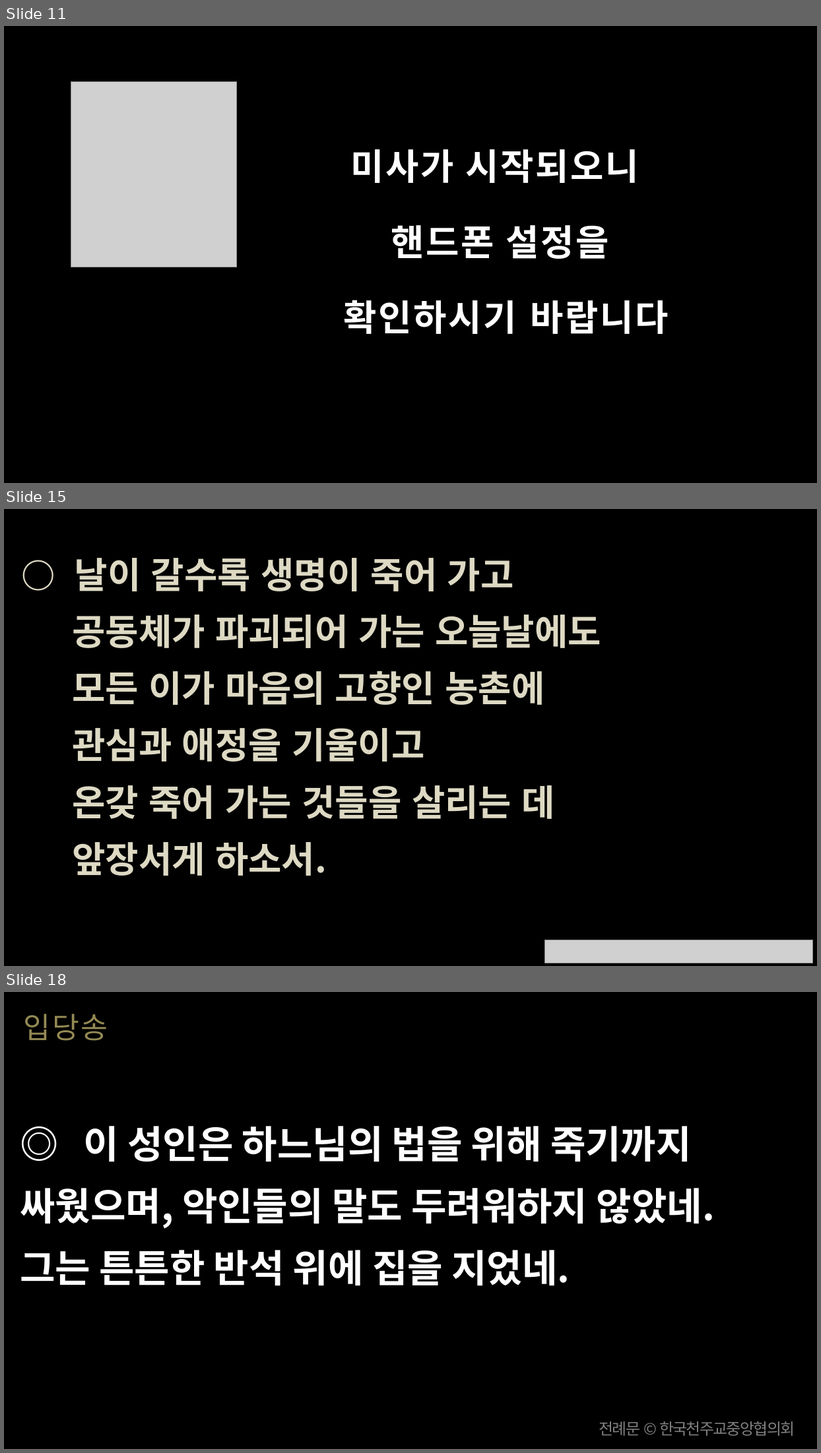
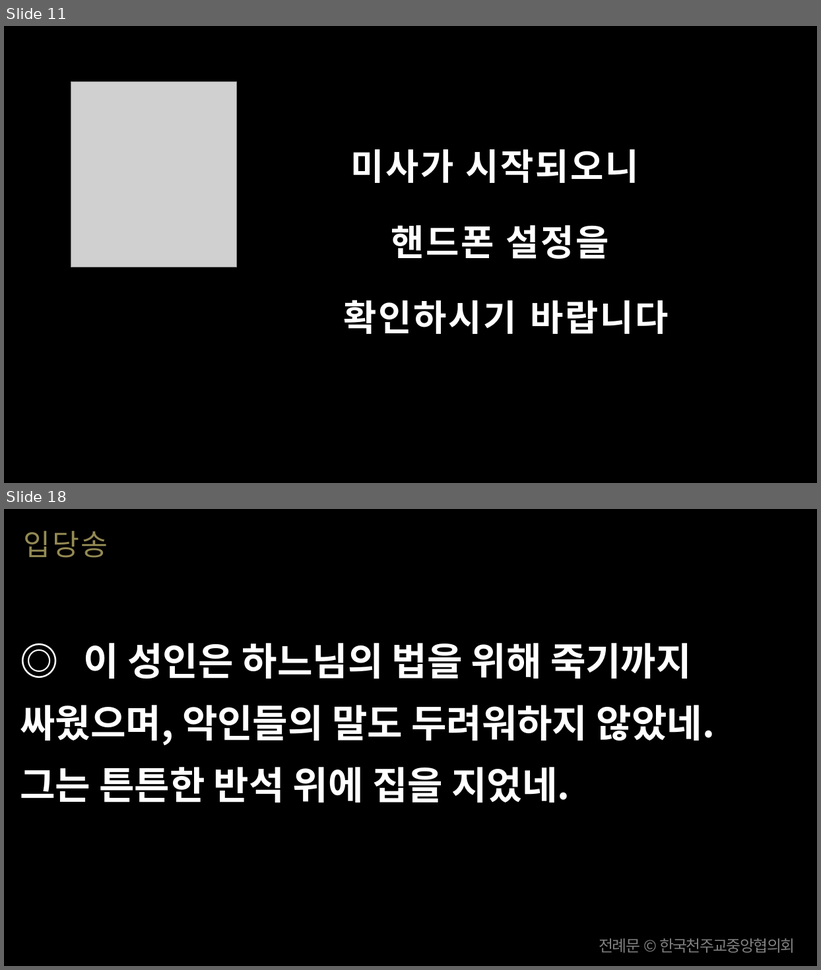
Before and after one commit to scottpark/missa_ppt, a slide deck: output/20260705/20260705_한국 성직자들의 수호자 성 김대건 안드레아 사제 순교자 - 신심 미사.pptx. Shown one above the other, each under a label of ours: slides 11, 15 and 18 before the commit, slides 11 and 18 after it; the slides between them are not shown. The pictures are 821x1453 and 821x970 pixels, drawn with LibreOffice and Linux fonts; fonts in the diff are those of the drawing; grey boxes stand for pictures. Boxes give left, top, right and bottom in pixels: in the first picture for what was removed or moved away, otherwise in the second. Text is boxed around its words. In the diff, an @@ line names an element or a change of style, - is before the commit and + after.

```diff
--- a/output/20260705/20260705_한국 성직자들의 수호자 성 김대건 안드레아 사제 순교자 - 신심 미사.pptx
+++ b/output/20260705/20260705_한국 성직자들의 수호자 성 김대건 안드레아 사제 순교자 - 신심 미사.pptx
@@ slide 15 removed at <box>4,509,817,966</box>, background #000000 @@
@@ text removed at <box>72,558,601,876</box> @@
-○ 날이 갈수록 생명이 죽어 가고
-공동체가 파괴되어 가는 오늘날에도
-모든 이가 마음의 고향인 농촌에
-관심과 애정을 기울이고
-온갖 죽어 가는 것들을 살리는 데
-앞장서게 하소서.
@@ picture removed at <box>545,941,813,964</box> @@
```
Also in this commit, not shown: 4 slides added, 3 other slides removed, 13 other files.
